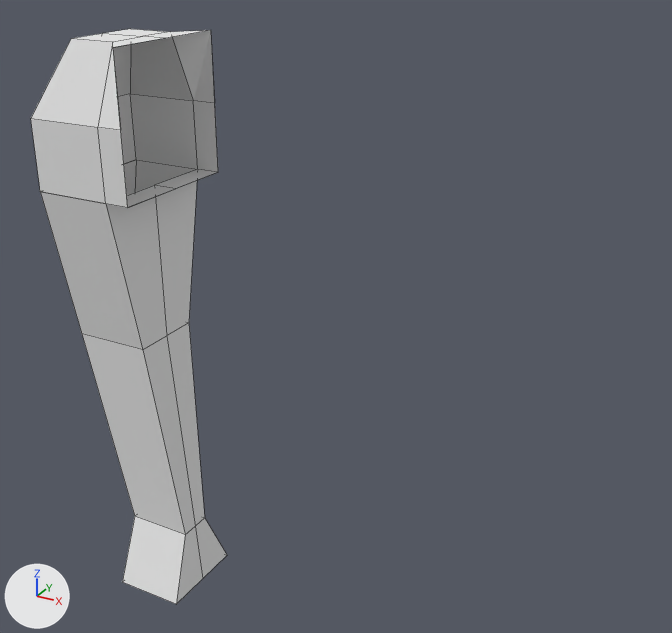
Two versions of the Blender file models/src/upper-arm-right.blend, one commit apart.
The view is the same before and after, from a camera (50 mm lens) standing at (1.89, -3.29, 4.64) and looking at (0.01, 0.13, 2.93). The axes (+X, +Y, +Z) are drawn at lower left. The lights are the same throughout. Mesh edges are drawn as thin lines.
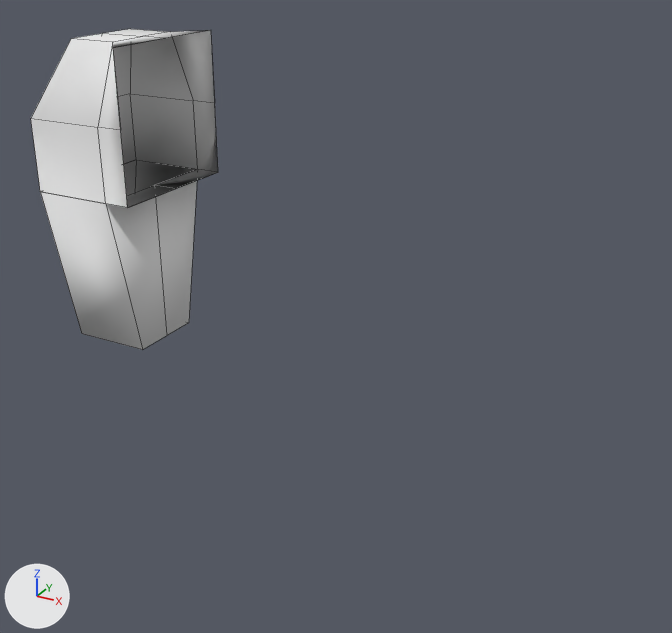
The newer file is also turned or shifted as a whole; pictures and numbers use the older file's frame.

Pixel boxes (x1, y1, x2, y2) of what changed, in the pictures (672 x 633 px):
```json
{"object": "Cube", "change": "reshaped", "before": [31, 29, 227, 604], "after": [31, 29, 218, 350], "on screen": "44% shorter"}
{"part": 1, "of": "me_cube", "change": "cut back", "before": [82, 323, 227, 604]}
{"part": 2, "of": "me_cube", "change": "shading changed", "before": [31, 29, 218, 350], "after": [31, 29, 218, 350]}
```

The change, as JSON lines over the scene's bpy script:
```json
{"block": "me_cube", "where": "# used by ob_cube; location = (0.0, 0.0, 1.101)"}
{"op": "remove", "block": "me_cube", "code": "me_cube.from_pydata(...)  # 86 vertices, 59 faces, 15 loose edges; spans x -1.27..1.27, y -0.33..0.33, z 0.13..3.02"}
{"op": "add", "block": "me_cube", "code": "me_cube.from_pydata(...)  # 74 vertices, 45 faces, 15 loose edges; spans x -1.27..1.27, y -0.33..0.33, z 1.59..3.02"}
{"block": "me_cube", "change": "me_cube part 1"}
{"block": "me_cube", "change": "12 vertices are removed from x -1.13..-0.76, y -0.24..0.24, z 0.13..0.47"}
{"block": "me_cube", "change": "15 faces are deleted"}
{"block": "me_cube", "change": "1 new face joins them"}
{"block": "me_cube", "change": "me_cube part 2: 44 kept faces spanning x -1.27..-0.75, y -0.33..0.33, z 1.59..3.02 are now shaded smooth"}
```
